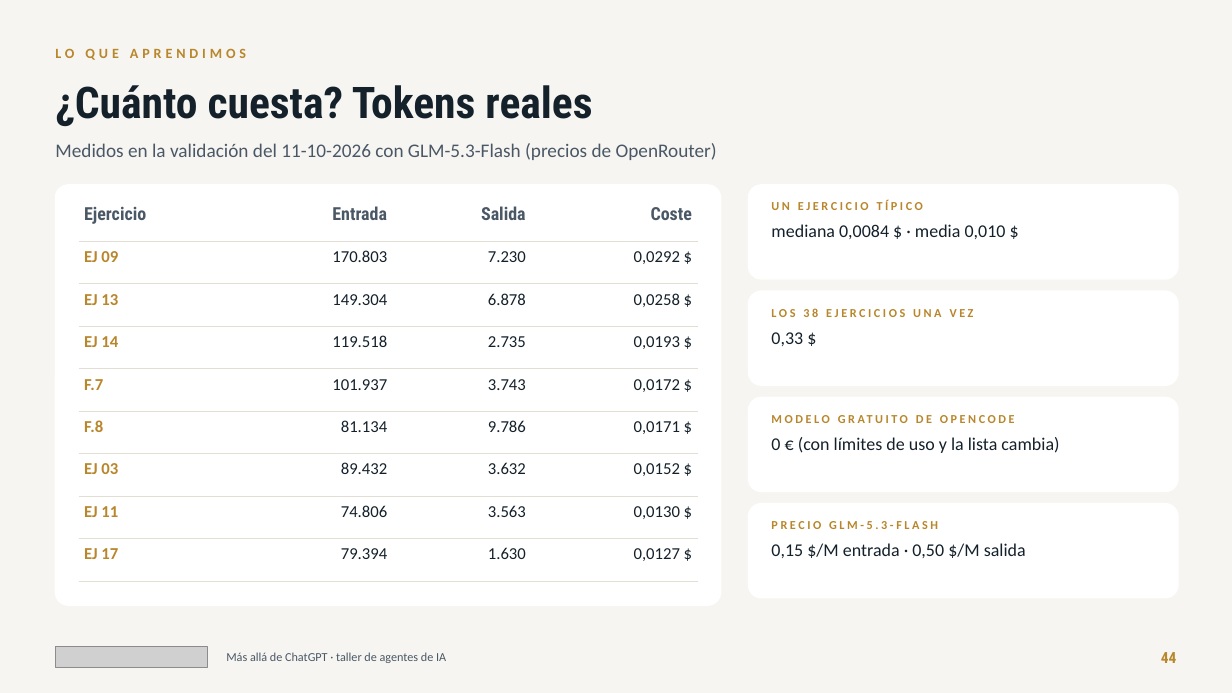
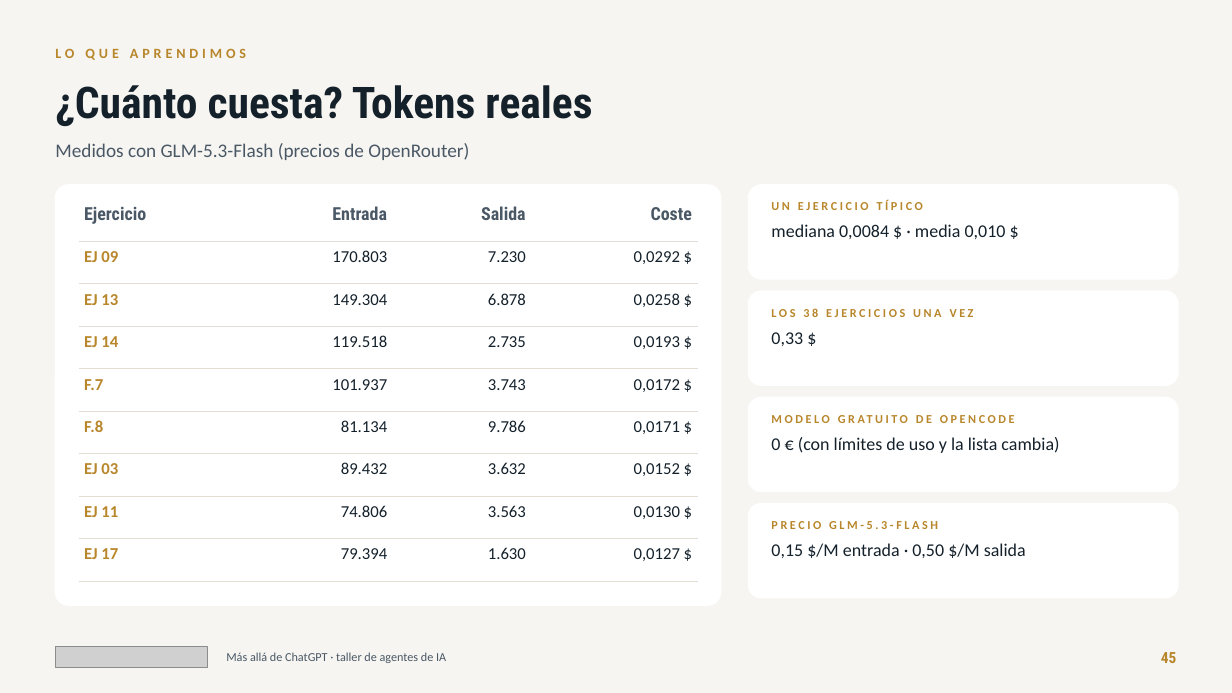
Before and after one commit to jlasherasTracasa/taller_semana_ia_2026, a slide deck: slide 45 of presentacion/taller-agentes-ia.pptx (slide 44 before the commit). Drawn at 1232x693 pixels with LibreOffice and Linux fonts; fonts in the diff are those of the drawing; grey boxes stand for pictures. Boxes give left, top, right and bottom in pixels: in the first picture for what was removed or moved away, otherwise in the second. Text is boxed around its words. In the diff, an @@ line names an element or a change of style, - is before the commit and + after.

Commit message:
Presentación: diapositiva «Clave de clase» con QR (el PIN se dice en clase), QR de valoraciones en el cierre, F.0/F.1 con «ejecutar», sin etiquetas de validación

```diff
--- a/presentacion/taller-agentes-ia.pptx
+++ b/presentacion/taller-agentes-ia.pptx
@@ text at <box>55,143,469,160</box>: text changed @@
-Medidos en la validación del 11-10-2026 con GLM-5.3-Flash (precios de OpenRouter)
+Medidos con GLM-5.3-Flash (precios de OpenRouter)
@@ text at <box>1161,652,1177,663</box>: text changed @@
-44
+45
```
Also in this commit, not shown: 46 other slides changed, 1 slide added, 2 other files.
